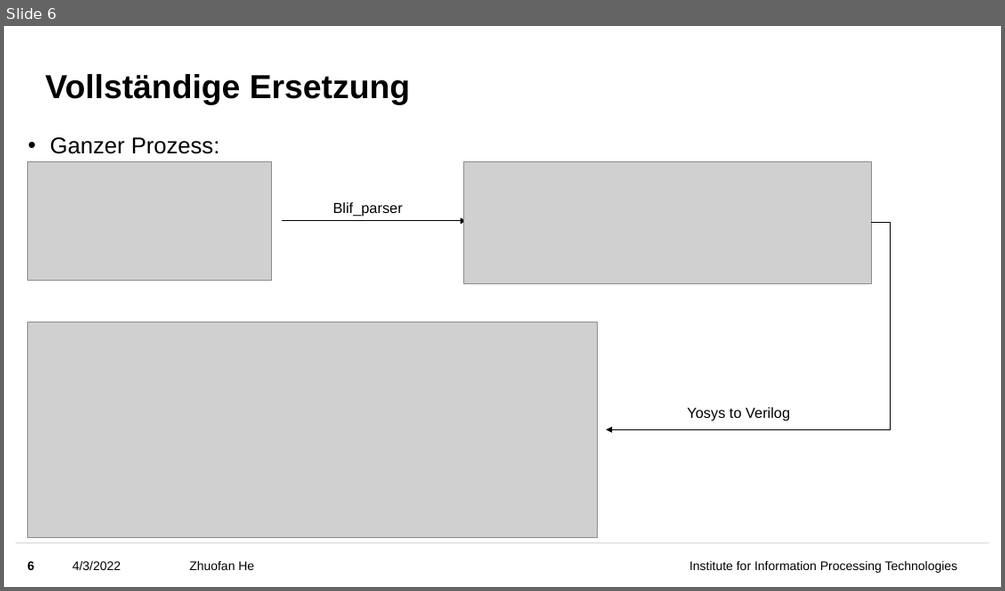
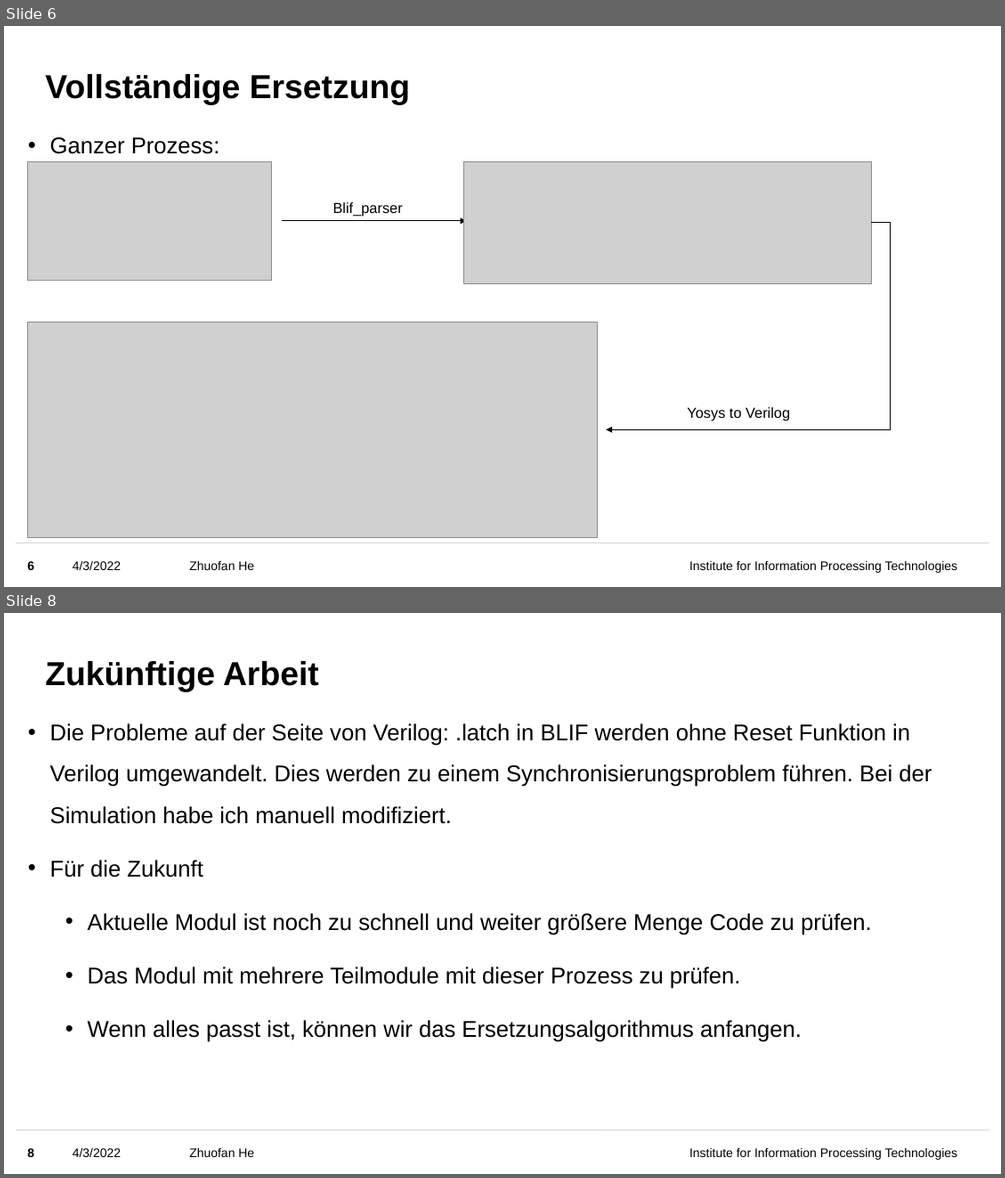
Before and after one commit to feedingmasterHE/MA_Process, a slide deck: 3.24 - 4.05/Zusammenfassung.pptx. Shown one above the other, each under a label of ours: slide 6 before the commit, slides 6 and 8 after it; the slides between them are not shown. The pictures are 1005x591 and 1005x1178 pixels, drawn with LibreOffice and Linux fonts; fonts in the diff are those of the drawing; grey boxes stand for pictures; background and template pictures are left out. Boxes give left, top, right and bottom in pixels: in the first picture for what was removed or moved away, otherwise in the second. Text is boxed around its words. In the diff, an @@ line names an element or a change of style, - is before the commit and + after.

```diff
--- a/3.24 - 4.05/Zusammenfassung.pptx
+++ b/3.24 - 4.05/Zusammenfassung.pptx
@@ slide 8 added at (4, 613, 1001, 1174), background #FFFFFF; not listed: 3 template elements that a slide beside it also shows @@
@@ text added at (45, 661, 319, 691), 32 pt, text #000000, bold @@
+Zukünftige Arbeit
@@ text added at (50, 723, 931, 1042), 22 pt, text #000000 @@
+• Die Probleme auf der Seite von Verilog: .latch in BLIF werden ohne Reset Funktion in Verilog umgewandelt. Dies werden zu einem Synchronisierungsproblem führen. Bei der Simulation habe ich manuell modifiziert.
+• Für die Zukunft
+  • Aktuelle Modul ist noch zu schnell und weiter größere Menge Code zu prüfen.
+  • Das Modul mit mehrere Teilmodule mit dieser Prozess zu prüfen.
+  • Wenn alles passt ist, können wir das Ersetzungsalgorithmus anfangen.
@@ page number added at (27, 1148, 34, 1157), 12 pt, text #000000, bold @@
+8
@@ text added at (73, 1148, 121, 1157), 12 pt, text #000000 @@
+4/3/2022
```
Also in this commit, not shown: 1 slide changed, 1 other file.
